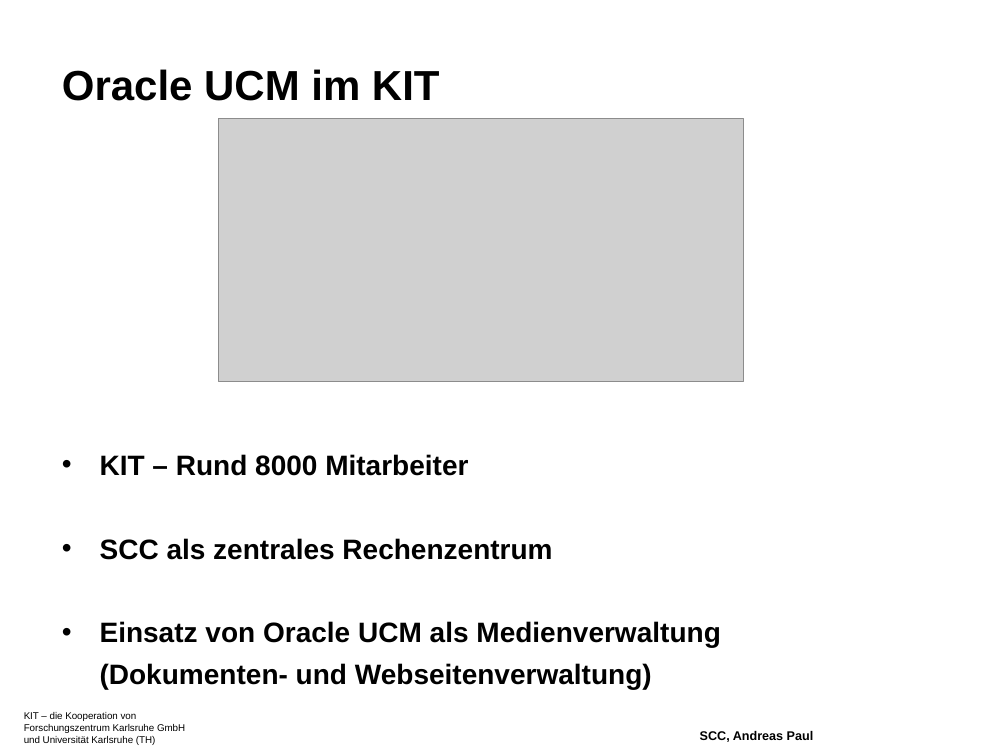
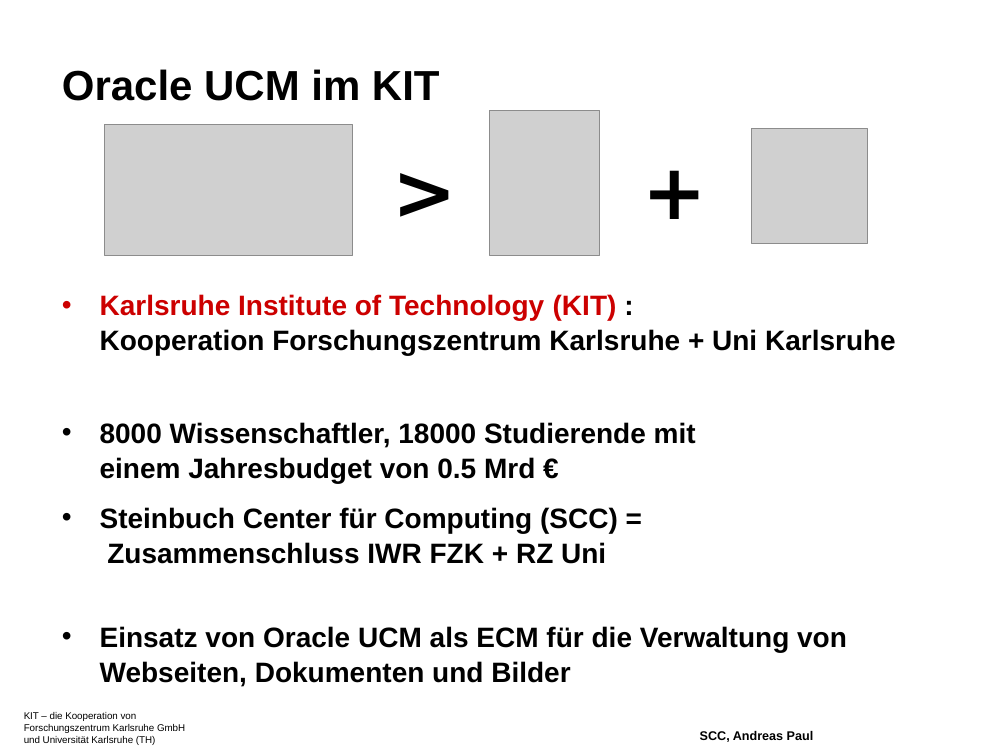
Before and after one commit to xorpaul/bachelorthesis-nagios, a slide deck: slide 3 of ppt/bachthesis-präsi-10-Aug-2009.odp. Drawn at 1008x756 pixels with LibreOffice and Linux fonts; fonts in the diff are those of the drawing; grey boxes stand for pictures; background and template pictures are left out. Boxes give left, top, right and bottom in pixels: in the first picture for what was removed or moved away, otherwise in the second. Text is boxed around its words. In the diff, an @@ line names an element or a change of style, - is before the commit and + after.

Commit message:
ppt

```diff
--- a/ppt/bachthesis-präsi-10-Aug-2009.odp
+++ b/ppt/bachthesis-präsi-10-Aug-2009.odp
@@ picture: place and size @@
-picture at (219,119,744,381)
+picture at (490,110,600,255)
@@ group added at (105,119,868,255): 2 pictures, 2 texts @@
+>
++
@@ text at (100,294,896,652): text changed @@
-• KIT – Rund 8000 Mitarbeiter
-• SCC als zentrales Rechenzentrum
-• Einsatz von Oracle UCM als Medienverwaltung
-(Dokumenten- und Webseitenverwaltung)
+• Karlsruhe Institute of Technology (KIT) :
+  Kooperation Forschungszentrum Karlsruhe + Uni Karlsruhe
+• 8000 Wissenschaftler, 18000 Studierende mit
+  einem Jahresbudget von 0.5 Mrd €
+• Steinbuch Center für Computing (SCC) =
+  Zusammenschluss IWR FZK + RZ Uni
+• Einsatz von Oracle UCM als ECM für die Verwaltung von Webseiten, Dokumenten und Bilder
```
Also in this commit, not shown: 4 other slides changed, 1 slide added, 15 other files.
